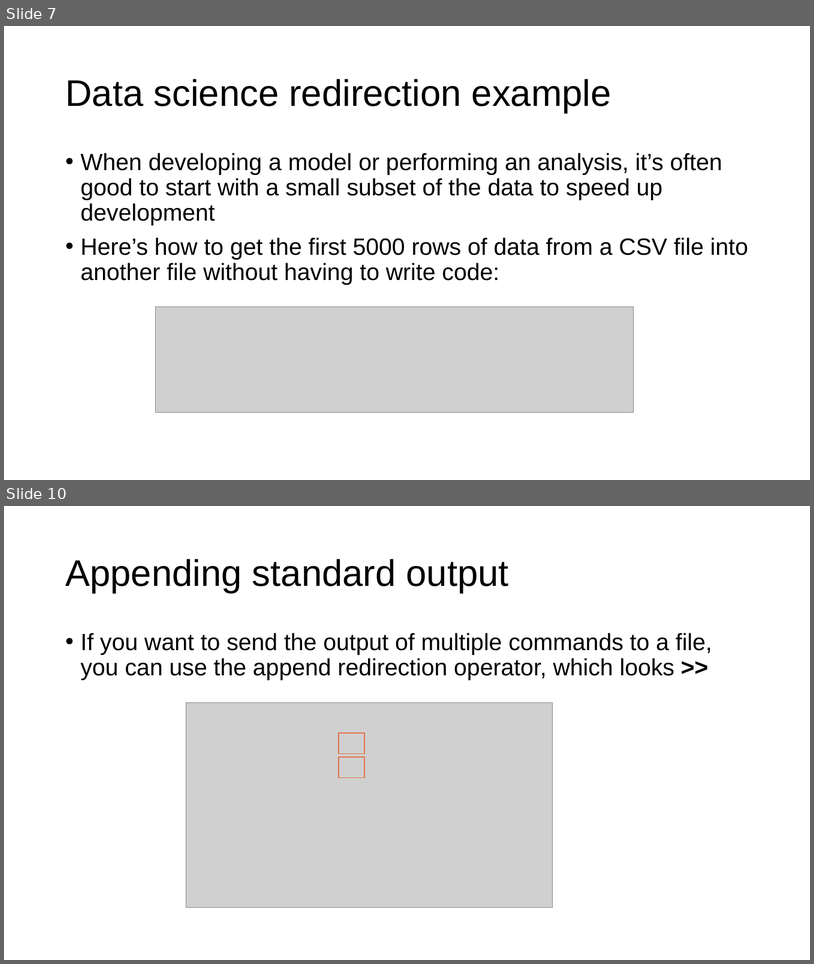
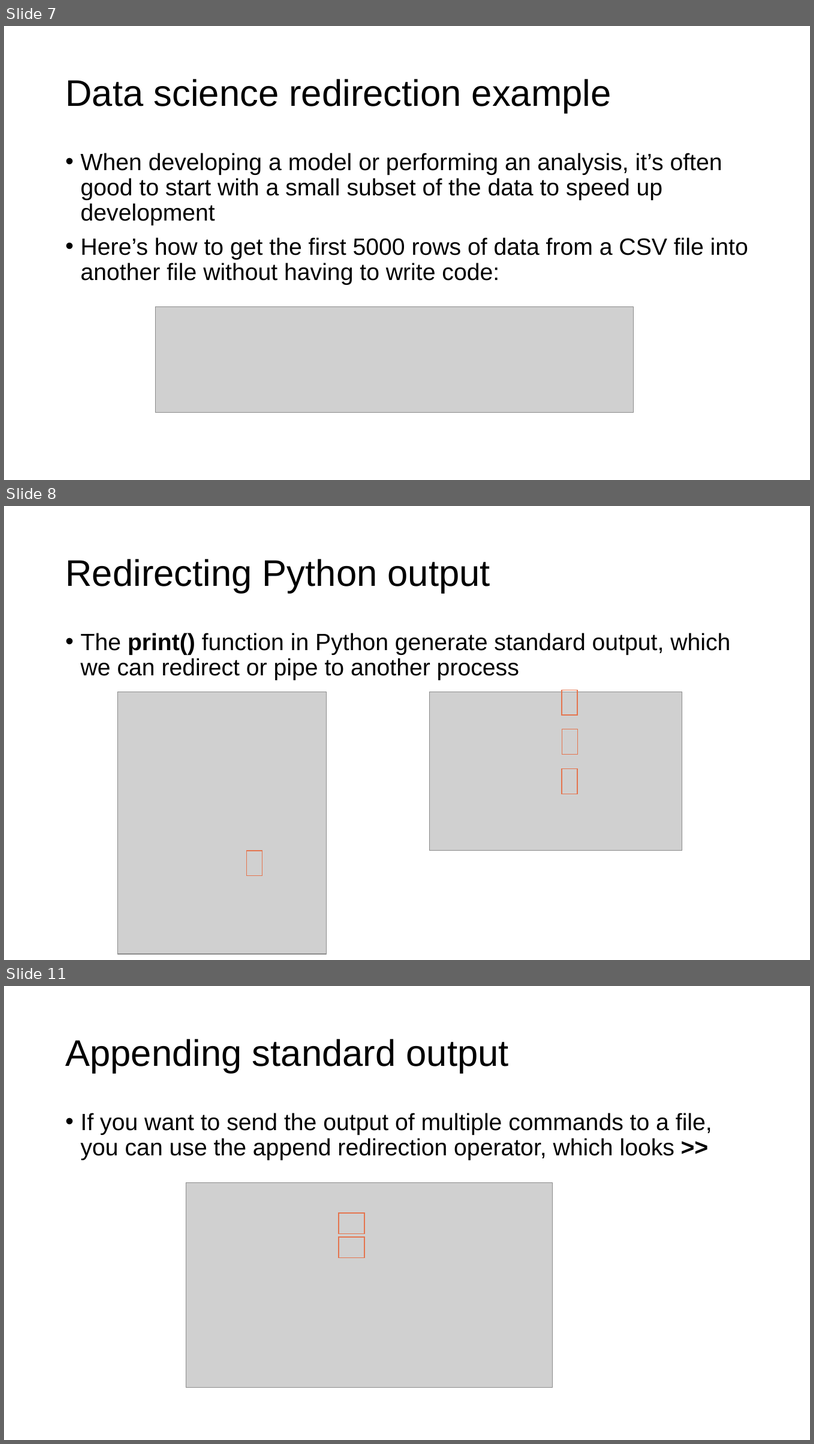
Before and after one commit to parrt/msds692, a slide deck: notes/streams.pptx. Shown one above the other, each under a label of ours: slides 7 and 10 before the commit, slides 7, 8 and 11 after it; the slides between them are not shown. The pictures are 814x964 and 814x1444 pixels, drawn with LibreOffice and Linux fonts; fonts in the diff are those of the drawing; grey boxes stand for pictures; background and template pictures are left out. Boxes give left, top, right and bottom in pixels: in the first picture for what was removed or moved away, otherwise in the second. Text is boxed around its words. In the diff, an @@ line names an element or a change of style, - is before the commit and + after.

```diff
--- a/notes/streams.pptx
+++ b/notes/streams.pptx
@@ slide 8 added at <box>4,506,810,960</box>, background #FFFFFF @@
@@ title added at <box>65,559,491,593</box>, 44 pt, text #000000 @@
+Redirecting Python output
@@ text added at <box>81,633,731,680</box>, 28 pt, text #000000 @@
+• The print() function in Python generate standard output, which we can redirect or pipe to another process
@@ picture added at <box>118,692,326,954</box> @@
@@ picture added at <box>430,692,683,850</box> @@
@@ rectangle added at <box>563,690,578,715</box>, outline #E4754F 1 pt @@
@@ rectangle added at <box>563,729,578,754</box>, outline #E4754F 1 pt @@
@@ rectangle added at <box>563,769,578,794</box>, outline #E4754F 1 pt @@
@@ rectangle added at <box>246,850,263,876</box>, outline #E4754F 1 pt @@
@@ what was slide 10 is now slide 11 @@
```
Also in this commit, not shown: 7 slides changed, 2 other files.
